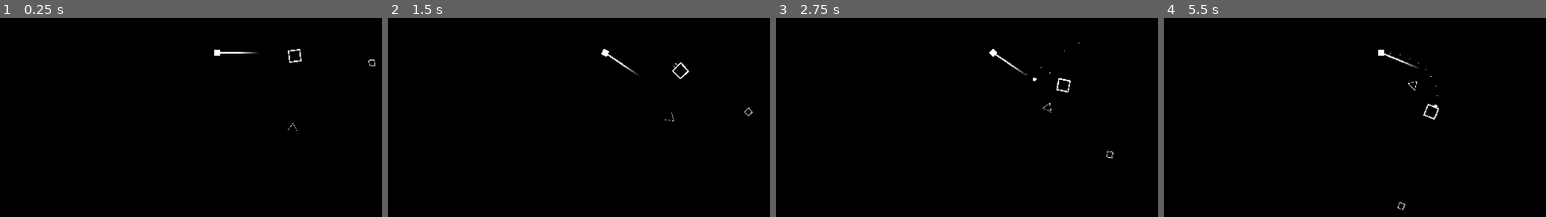
Above: before the commit, frames 1-4 (left to right).
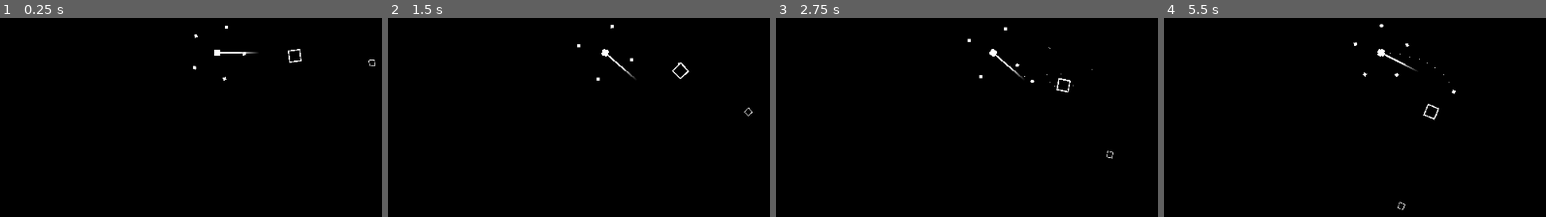
Above: after the commit, the same moments.

Repository: magpie-repos/orbital-asteroid-defense
Game: Godot game, scene res://scenes/main.tscn
Two runs of this game, one before a commit and one after it. Both use one fixed random seed, a clock stepped at 60 frames per second and the inputs below.
Inputs:
- Up to frame 1 (0.25 s): no input
- Up to frame 2 (1.5 s): tap Enter (shoot) at 0.5 s; hold Right (gun_clock) 0.53-1.28 s; tap R (reset, bound only after the commit) at 1.25 s; tap Left (gun_count_clock) at 1.35 s
- Up to frame 3 (2.75 s): tap Enter (shoot) at 2.1 s
- Up to frame 4 (5.5 s): tap Right (gun_clock) at 2.85 s; hold Left (gun_count_clock) 3.53-4.28 s; tap R (reset, bound only after the commit) at 4.15, 5 s; tap Enter (shoot) at 4.35 s; hold Right (gun_clock) from 5.03 s (still down)

The runs differ from the first frame. In frame 1, 0.1% of the frame differs, in the area x 50-78%, y 3-57%; in frame 2, 0.3%; in frame 3, 0.4%; in frame 4, 0.4%, in the area x 49-77%, y 2-46%.

Commit message:
did a lot
aaaaaaaaaaaaaaaaaaaaaaaaaaaaaaaaaaaaaaaaaaaaaaaaaaaaaaaaaaaaaaaaaaaaaaaaaaaaaaaaaaaaaaaaaaaa

Diff:
--- a/project.godot
+++ b/project.godot
@@ -25,6 +25,9 @@
 [global_group]
 
 has_gravity=""
+main="used to recieve game-state related info"
+asteroid=""
+missile=""
 
 [input]
 
@@ -48,3 +51,8 @@
 , Object(InputEventKey,"resource_local_to_scene":false,"resource_name":"","device":-1,"window_id":0,"alt_pressed":false …(186 unchanged characters)…
 ]
 }
+reset={
+"deadzone": 0.5,
+"events": [Object(InputEventKey,"resource_local_to_scene":false,"resource_name":"","device":-1,"window_id":0,"alt_pressed":false,"shift_pressed":false,"ctrl_pressed":false,"meta_pressed":false,"pressed":false,"keycode":0,"physical_keycode":82,"key_label":0,"unicode":114,"location":0,"echo":false,"script":null)
+]
+}
--- a/scenes/asteroid.tscn
+++ b/scenes/asteroid.tscn
@@ -3,7 +3,7 @@
 [ext_resource type="Script" path="res://scripts/asteroid.gd" id="1_48c07"]
 [ext_resource type="Texture2D" uid="uid://cjiw2qahrfkll" path="res://assets/asteroid.png" id="2_quqf6"]
 
-[node name="Asteroid" type="Node2D" groups=["has_gravity"]]
+[node name="Asteroid" type="Node2D" groups=["asteroid", "has_gravity"]]
 scale = Vector2(0.15, 0.15)
 script = ExtResource("1_48c07")
 
--- /dev/null
+++ b/scenes/game_over_ui.gd
@@ -0,0 +1,9 @@
+extends Control
+
+@onready var final_score_label: Label = $CenterContainer/VBoxContainer/FinalScore
+
+func _ready() -> void:
+	set_final_score(0)
+
+func set_final_score(value: int) -> void:
+	final_score_label.text = str(value)
--- a/scenes/main.tscn
+++ b/scenes/main.tscn
@@ -1,10 +1,10 @@
-[gd_scene load_steps=13 format=3 uid="uid://dwdhvkjw8iiri"]
+[gd_scene load_steps=14 format=3 uid="uid://dwdhvkjw8iiri"]
 
 [ext_resource type="PackedScene" uid="uid://bwbbo87xf2kmb" path="res://scenes/planet.tscn" id="1_66jwk"]
 [ext_resource type="Script" path="res://scripts/asteroid_spawner.gd" id="1_aa2iq"]
-[ext_resource type="Script" path="res://scripts/player.gd" id="2_5aqob"]
+[ext_resource type="Script" path="res://scripts/main.gd" id="1_d6kkf"]
 [ext_resource type="Script" path="res://scripts/gun.gd" id="3_vi33y"]
-[ext_resource type="PackedScene" uid="uid://d4mj0ypstkb3k" path="res://scenes/asteroid.tscn" id="5_jjqi6"]
+[ext_resource type="Script" path="res://scenes/game_over_ui.gd" id="7_6nheb"]
 
 [sub_resource type="Gradient" id="Gradient_0pebe"]
 colors = PackedColorArray(0, 0, 0, 1, 0, 0, 0, 1)
@@ -14,15 +14,6 @@
 width = 16
 height = 16
 
-[sub_resource type="Gradient" id="Gradient_w441f"]
-colors = PackedColorArray(1, 1, 1, 1, 1, 1, 1, 1)
-
-[sub_resource type="GradientTexture2D" id="GradientTexture2D_72tao"]
-gradient = SubResource("Gradient_w441f")
-
-[sub_resource type="RectangleShape2D" id="RectangleShape2D_77h2x"]
-size = Vector2(16, 16)
-
 [sub_resource type="Gradient" id="Gradient_hi5fh"]
 offsets = PackedFloat32Array(0.525974, 1)
 colors = PackedColorArray(1, 1, 1, 1, 1, 1, 1, 0)
@@ -31,45 +22,57 @@
 gradient = SubResource("Gradient_hi5fh")
 width = 96
 
-[node name="Main" type="Node2D"]
+[sub_resource type="Gradient" id="Gradient_utkce"]
+colors = PackedColorArray(1, 1, 1, 1, 1, 1, 1, 1)
+
+[sub_resource type="GradientTexture2D" id="GradientTexture2D_r8ope"]
+gradient = SubResource("Gradient_utkce")
+width = 8
+height = 8
+
+[sub_resource type="Gradient" id="Gradient_a1gi3"]
+colors = PackedColorArray(0, 0, 0, 1, 0, 0, 0, 1)
+
+[sub_resource type="GradientTexture2D" id="GradientTexture2D_3ngof"]
+gradient = SubResource("Gradient_a1gi3")
+width = 8
+height = 8
+
+[node name="Main" type="Node2D" groups=["main"]]
+process_mode = 3
+script = ExtResource("1_d6kkf")
 
 [node name="Camera2D" type="Camera2D" parent="."]
 
 [node name="Background" type="Sprite2D" parent="Camera2D"]
+z_index = -5
 scale = Vector2(64, 64)
 texture = SubResource("GradientTexture2D_qajhe")
 
 [node name="AsteroidSpawner" type="Node2D" parent="."]
+process_mode = 1
 script = ExtResource("1_aa2iq")
 
 [node name="AsteroidSpawnTimer" type="Timer" parent="AsteroidSpawner"]
-wait_time = 7.0
+wait_time = 9.0
 one_shot = true
 autostart = true
 
-[node name="Planet" parent="." instance=ExtResource("1_66jwk")]
+[node name="SolarSystem" type="Node2D" parent="."]
+process_mode = 1
+
+[node name="Planet" parent="SolarSystem" instance=ExtResource("1_66jwk")]
 scale = Vector2(0.125, 0.125)
 
-[node name="Planet2" parent="." instance=ExtResource("1_66jwk")]
+[node name="Planet2" parent="SolarSystem" instance=ExtResource("1_66jwk")]
 orbit_speed = 9.05
 orbit_distance = 100.0
 
-[node name="Player" type="Node2D" parent="."]
-scale = Vector2(0.5, 0.5)
-script = ExtResource("2_5aqob")
-
-[node name="PlayerSprite" type="Sprite2D" parent="Player"]
-scale = Vector2(0.25, 0.25)
-texture = SubResource("GradientTexture2D_72tao")
-
-[node name="PlayerArea2D" type="Area2D" parent="Player"]
-collision_mask = 2
-
-[node name="PlayerCollisionShape" type="CollisionShape2D" parent="Player/PlayerArea2D"]
-shape = SubResource("RectangleShape2D_77h2x")
-
-[node name="Gun" type="Node2D" parent="."]
+[node name="Gun" type="Node2D" parent="." node_paths=PackedStringArray("missile_display")]
+process_mode = 1
+z_index = 10
 script = ExtResource("3_vi33y")
+missile_display = NodePath("../MissileIconDisplay")
 
 [node name="GunSprite" type="Sprite2D" parent="Gun"]
 scale = Vector2(0.57, 2)
@@ -80,8 +83,68 @@
 [node name="MissileRechargeTimer" type="Timer" parent="Gun"]
 one_shot = true
 
-[node name="Asteroid" parent="." instance=ExtResource("5_jjqi6")]
-position = Vector2(100, 100)
+[node name="MissileIconDisplay" type="Node2D" parent="."]
+process_mode = 1
+
+[node name="GameOverUI" type="Control" parent="."]
+z_index = 100
+custom_minimum_size = Vector2(1000, 1000)
+layout_mode = 3
+anchors_preset = 15
+anchor_right = 1.0
+anchor_bottom = 1.0
+grow_horizontal = 2
+grow_vertical = 2
+size_flags_horizontal = 4
+size_flags_vertical = 4
+script = ExtResource("7_6nheb")
+
+[node name="GameOverBoxStroke" type="Sprite2D" parent="GameOverUI"]
+position = Vector2(500, 502)
+scale = Vector2(25, 15.45)
+texture = SubResource("GradientTexture2D_r8ope")
+
+[node name="GameOverBoxStroke2" type="Sprite2D" parent="GameOverUI"]
+position = Vector2(500, 502)
+scale = Vector2(24.61, 15.1)
+texture = SubResource("GradientTexture2D_3ngof")
+
+[node name="CenterContainer" type="CenterContainer" parent="GameOverUI"]
+layout_mode = 1
+anchors_preset = 8
+anchor_left = 0.5
+anchor_top = 0.5
+anchor_right = 0.5
+anchor_bottom = 0.5
+offset_left = -90.5
+offset_top = -63.5
+offset_right = 90.5
+offset_bottom = 63.5
+grow_horizontal = 2
+grow_vertical = 2
+
+[node name="VBoxContainer" type="VBoxContainer" parent="GameOverUI/CenterContainer"]
+layout_mode = 2
+theme_override_constants/separation = -20
+
+[node name="FinalScoreText" type="Label" parent="GameOverUI/CenterContainer/VBoxContainer"]
+layout_mode = 2
+text = "final score:"
+horizontal_alignment = 1
+vertical_alignment = 1
+
+[node name="FinalScore" type="Label" parent="GameOverUI/CenterContainer/VBoxContainer"]
+layout_mode = 2
+theme_override_font_sizes/font_size = 70
+text = "####"
+horizontal_alignment = 1
+vertical_alignment = 1
+
+[node name="GameOverText" type="Label" parent="GameOverUI/CenterContainer/VBoxContainer"]
+layout_mode = 2
+text = "press 'r' to reset"
+horizontal_alignment = 1
+vertical_alignment = 1
 
 [connection signal="timeout" from="AsteroidSpawner/AsteroidSpawnTimer" to="AsteroidSpawner" method="_on_asteroid_spawn_timer_timeout"]
 [connection signal="timeout" from="Gun/MissileRechargeTimer" to="Gun" method="_on_missile_recharge_timer_timeout"]
--- a/scenes/missile.tscn
+++ b/scenes/missile.tscn
@@ -22,6 +22,7 @@
 size = Vector2(8, 8)
 
 [node name="Missile" type="Node2D"]
+z_index = 5
 scale = Vector2(0.5, 0.5)
 script = ExtResource("1_b326g")
 
@@ -40,7 +41,7 @@
 damping_min = 2.7
 damping_max = 2.755
 
-[node name="MissileArea2D" type="Area2D" parent="."]
+[node name="MissileArea2D" type="Area2D" parent="." groups=["missile"]]
 collision_layer = 4
 collision_mask = 2
 
--- /dev/null
+++ b/scenes/missile_ui_icon.tscn
@@ -0,0 +1,19 @@
+[gd_scene load_steps=4 format=3 uid="uid://dcpd2ko0om6tn"]
+
+[ext_resource type="Script" path="res://scripts/missile_ui_icon.gd" id="1_g1rtl"]
+
+[sub_resource type="Gradient" id="Gradient_f7ypv"]
+colors = PackedColorArray(1, 1, 1, 1, 1, 1, 1, 1)
+
+[sub_resource type="GradientTexture2D" id="GradientTexture2D_ovda1"]
+gradient = SubResource("Gradient_f7ypv")
+width = 8
+height = 8
+
+[node name="MissileUIIcon" type="Node2D"]
+scale = Vector2(0.5, 0.5)
+script = ExtResource("1_g1rtl")
+
+[node name="Sprite2D" type="Sprite2D" parent="."]
+z_index = 5
+texture = SubResource("GradientTexture2D_ovda1")
--- /dev/null
+++ b/scenes/player.tscn
@@ -0,0 +1,28 @@
+[gd_scene load_steps=5 format=3 uid="uid://bud04j175nfi1"]
+
+[ext_resource type="Script" path="res://scripts/player.gd" id="1_enr45"]
+
+[sub_resource type="Gradient" id="Gradient_w441f"]
+colors = PackedColorArray(1, 1, 1, 1, 1, 1, 1, 1)
+
+[sub_resource type="GradientTexture2D" id="GradientTexture2D_72tao"]
+gradient = SubResource("Gradient_w441f")
+
+[sub_resource type="RectangleShape2D" id="RectangleShape2D_77h2x"]
+size = Vector2(16, 16)
+
+[node name="Player" type="Node2D"]
+scale = Vector2(0.5, 0.5)
+script = ExtResource("1_enr45")
+
+[node name="PlayerSprite" type="Sprite2D" parent="."]
+scale = Vector2(0.25, 0.25)
+texture = SubResource("GradientTexture2D_72tao")
+
+[node name="PlayerArea2D" type="Area2D" parent="."]
+collision_mask = 2
+
+[node name="PlayerCollisionShape" type="CollisionShape2D" parent="PlayerArea2D"]
+shape = SubResource("RectangleShape2D_77h2x")
+
+[connection signal="area_entered" from="PlayerArea2D" to="." method="_on_player_area_2d_area_entered"]
--- a/scripts/asteroid.gd
+++ b/scripts/asteroid.gd
@@ -5,8 +5,10 @@
 var mass: float = 0.5
 var speed: float = 15
 var vector: Vector2 = Vector2.ZERO
+var value: int = 1
 ##Refs
 @onready var explosion_scene: PackedScene = preload("res://scenes/explosion.tscn")
+var game_manager: Node2D
 
 var rot_speed: float = 8
 
@@ -15,6 +17,9 @@
 func _ready() -> void:
 	vector = position.direction_to(player_pos)
 	add_to_group("has_gravity")
+	add_to_group("asteroid")
+
+	game_manager = get_tree().get_first_node_in_group("main")
 
 func _process(delta: float) -> void:
 	position += vector * speed * delta
@@ -24,4 +29,7 @@
 	var explosion: Node2D = explosion_scene.instantiate()
 	explosion.position = position
 	add_sibling(explosion)
+
+	game_manager.score_points(value)
+
 	queue_free()
--- a/scripts/asteroid_spawner.gd
+++ b/scripts/asteroid_spawner.gd
@@ -1,18 +1,25 @@
 extends Node
 
-@onready var asteroid_scene: PackedScene = preload("res://scenes/asteroid.tscn")
 var game_over: bool = false
 var safe_margin: float = 1.05
+var difficulty: float = 0
+var timer_start_val: float = 8
+
+@onready var asteroid_scene: PackedScene = preload("res://scenes/asteroid.tscn")
 @onready var window_size: float = get_viewport().size.x
+@onready var spawn_timer: Timer = $AsteroidSpawnTimer
 
 func _ready() -> void:
-	$AsteroidSpawnTimer.timeout.emit()
+	for i in range(0, 3):
+		spawn_asteroid()
+
+func _process(delta: float) -> void:
+	spawn_timer.wait_time = timer_start_val - difficulty / 10
 
 func _on_asteroid_spawn_timer_timeout() -> void:
 	if game_over == false:
 		spawn_asteroid()
-
-	$AsteroidSpawnTimer.start()
+	spawn_timer.start()
 
 func spawn_asteroid() -> void:
 	var asteroid: Asteroid = asteroid_scene.instantiate()
--- a/scripts/gun.gd
+++ b/scripts/gun.gd
@@ -1,11 +1,25 @@
 extends Node2D
 
-var rot_speed: float = 50
+@onready var win_size: Vector2 = get_viewport().size
+var rot_speed: float = 60
 var missile_scene: PackedScene = preload("res://scenes/missile.tscn")
+##Missile count display
+var missile_icon_scene: PackedScene = preload("res://scenes/missile_ui_icon.tscn")
+@export var missile_display: Node2D
+var missile_icon_distance: float = 35
+var missile_icon_array: Array [Node2D] = []
+var icon_rotation_offset: float = 0
+
 var stored_missiles: int = 5
 var missile_cap: int = 5
 
+func _ready() -> void:
+	update_stored_missile_display(0)
+
 func _process(delta: float) -> void:
+
+	update_stored_missile_display(delta)
+	icon_rotation_offset += 10 * delta
 
 	##Handle Input
 	if Input.is_anything_pressed():
@@ -35,4 +49,28 @@
 func _on_missile_recharge_timer_timeout() -> void:
 	if stored_missiles < missile_cap:
 		stored_missiles += 1
+
 		$MissileRechargeTimer.start()
+
+func update_stored_missile_display(delta: float) -> void:
+	var missile_icon_spacing: float
+	if stored_missiles > 0:
+		missile_icon_spacing = deg_to_rad(360 / stored_missiles)
+	else:
+		missile_icon_spacing = 0
+
+	if missile_icon_array.size() < stored_missiles:
+		var new_icon: Node2D = missile_icon_scene.instantiate()
+		missile_display.add_child(new_icon)
+		missile_icon_array.append(new_icon)
+
+	if missile_icon_array.size() > stored_missiles:
+		missile_icon_array[missile_icon_array.size() - 1].queue_free()
+		missile_icon_array.remove_at(missile_icon_array.size() - 1)
+
+	##Update icon positioning
+	for i in range(missile_icon_array.size()):
+		##Space icons effectively around player
+		var vector = Vector2.ZERO + Vector2.UP.from_angle(missile_icon_spacing * i)
+		vector = vector.rotated(deg_to_rad(icon_rotation_offset))
+		missile_icon_array[i].position = (vector * missile_icon_distance)
--- /dev/null
+++ b/scripts/main.gd
@@ -0,0 +1,63 @@
+extends Node2D
+var score: int = 0
+var game_over: bool = false
+var diff_mod: float = 1
+
+@onready var player_scene: PackedScene = preload("res://scenes/player.tscn")
+@onready var explosion_scene: PackedScene = preload("res://scenes/explosion.tscn")
+@onready var planet_scene: PackedScene = preload("res://scenes/planet.tscn")
+@onready var game_over_ui = $GameOverUI
+@onready var gun: Node2D = $Gun
+@onready var a_spawner: Node2D = $AsteroidSpawner
+@onready var solar_system: Node2D = $SolarSystem
+
+
+func _ready() -> void:
+	new_game()
+
+func _process(delta: float) -> void:
+	if  Input.is_anything_pressed():
+		if Input.is_action_just_pressed("reset"):
+			new_game()
+
+	a_spawner.difficulty = score * diff_mod
+
+func score_points(point_value: int) -> void:
+	score += point_value
+
+func new_game() -> void:
+	score = 0
+	game_over = false
+	game_over_ui.hide()
+
+	get_tree().paused = false
+	gun.show()
+	solar_system.show()
+
+	var player: Node2D = player_scene.instantiate()
+	player.connect("died", _on_player_died)
+	add_child(player)
+
+func end_game() -> void:
+	get_tree().paused = true
+	gun.hide()
+	solar_system.hide()
+
+	##Blow up asteroids
+	for node in get_tree().get_nodes_in_group("asteroid"):
+		var explosion: Node2D = explosion_scene.instantiate()
+		explosion.position = node.position
+		add_child(explosion)
+		node.queue_free()
+	##Blow up missiles
+	for node in get_tree().get_nodes_in_group("missile"):
+		var explosion: Node2D = explosion_scene.instantiate()
+		explosion.position = node.position
+		add_child(explosion)
+		node.queue_free()
+
+	game_over_ui.show()
+	game_over_ui.set_final_score(score)
+
+func _on_player_died() -> void:
+	end_game()
--- a/scripts/missile.gd
+++ b/scripts/missile.gd
@@ -17,6 +17,7 @@
 
 func _ready() -> void:
 	velocity = vector * speed
+	add_to_group("missile")
 
 
 func _process(delta: float) -> void:
--- /dev/null
+++ b/scripts/missile_ui_icon.gd
@@ -0,0 +1,9 @@
+extends Node2D
+
+var spin_speed: float = 1
+
+func _ready() -> void:
+	spin_speed *= randf_range(0.8, 1.2) * [-1, 1].pick_random()
+
+func _process(delta: float) -> void:
+	rotation += deg_to_rad(spin_speed)
--- a/scripts/player.gd
+++ b/scripts/player.gd
@@ -1,10 +1,16 @@
 extends Node2D
+var player_rot_speed: float = 15
+@onready var explosion_scene: PackedScene = preload("res://scenes/explosion.tscn")
 
-var player_rot_speed: float = 15
-
-
-func _ready() -> void:
-	pass # Replace with function body.
+signal died
 
 func _process(delta: float) -> void:
 	rotate((PI / 180) * player_rot_speed * delta)
+
+func _on_player_area_2d_area_entered(area: Area2D) -> void:
+	print
+	died.emit()
+	var explosion: Node2D = explosion_scene.instantiate()
+	explosion.position = position
+	add_sibling(explosion)
+	queue_free()
